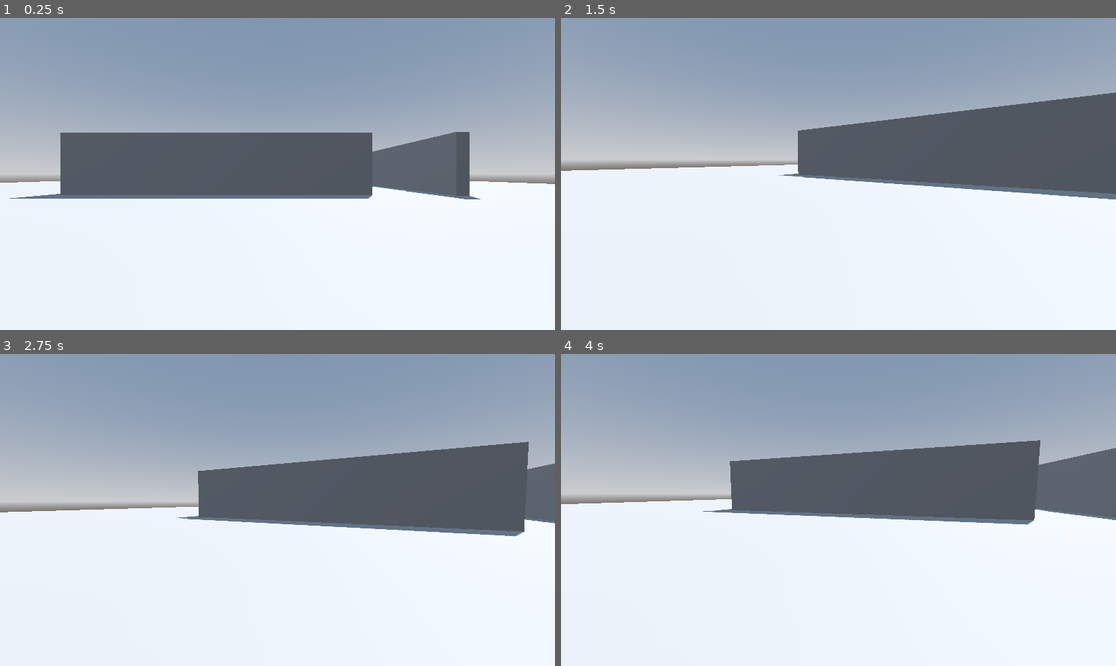
Above: before the commit, frames 1-4 (two rows, left to right).
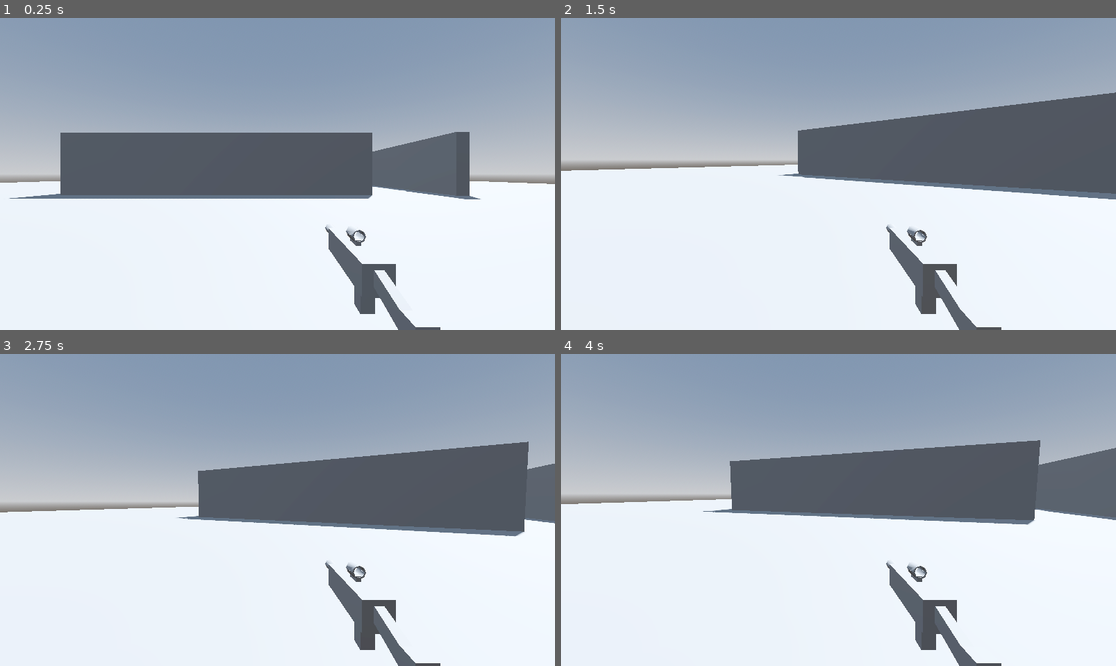
Above: after the commit, the same moments.

Repository: Dwadeye/prototype-extraction-shooter
Game: Godot game, scene res://scenes/Main.tscn
The game is run twice, just before and just after one commit, with the same random seed, the same clock (stepped at 60 frames per second) and the same inputs. Before the commit the project starts from res://Main.tscn.
Inputs (mouse positions are in pixels of both pictures, inside the frame that each line leads up to):
- Up to frame 1 (0.25 s): no input
- Up to frame 2 (1.5 s): tap Enter (ui_accept) at 0.5, 0.77, 1.25 s; move the mouse to (960, 158) at 0.52 s; hold Right (ui_right) 0.53-1.28 s; click (960, 158) at 0.67 s; move the mouse to (810, 174) at 1.27 s; hold Up (ui_up) from 1.28 s (still down)
- Up to frame 3 (2.75 s): keep holding Up (ui_up); tap Enter (ui_accept) at 1.52, 2 s; move the mouse to (288, 503) at 2.02 s
- Up to frame 4 (4 s): keep holding Up (ui_up); tap Enter (ui_accept) at 2.75, 3.02, 3.5, 3.77 s; move the mouse to (832, 516) at 2.77 s; click (832, 516) at 2.92 s; move the mouse to (877, 513) at 3.52 s

The runs differ from the first frame. In frame 1, 1.7% of the frame differs, in the area x 58-80%, y 66-100%; in frame 2, 1.7%; in frame 3, 1.7%; in frame 4, 1.7%.

Commit message:
Version 0.3 - Weapon prototyping

Diff:
--- /dev/null
+++ b/node_3d.tscn
@@ -0,0 +1,7 @@
+[gd_scene format=3 uid="uid://dokl5ytvvm255"]
+
+[ext_resource type="PackedScene" uid="uid://7xdy4mhwah0g" path="res://scenes/proto_gun.tscn" id="1_a202f"]
+
+[node name="Node3D" type="Node3D" unique_id=644096231]
+
+[node name="Proto Gun" parent="." unique_id=186736001 instance=ExtResource("1_a202f")]
--- a/Main.tscn
+++ b/scenes/Main.tscn
@@ -1,6 +1,6 @@
 [gd_scene format=3 uid="uid://t2h3jrrna1ld"]
 
-[ext_resource type="PackedScene" uid="uid://bs72ogkvdd7d6" path="res://addons/proto_controller/proto_controller.tscn" id="1_glv2v"]
+[ext_resource type="PackedScene" uid="uid://bs72ogkvdd7d6" path="res://scenes/proto_controller.tscn" id="1_elqb8"]
 
 [sub_resource type="ProceduralSkyMaterial" id="ProceduralSkyMaterial_rxg2q"]
 sky_horizon_color = Color(0.66224277, 0.6717428, 0.6867428, 1)
@@ -53,5 +53,5 @@
 radius = 2.0
 height = 5.0
 
-[node name="ProtoController" parent="." unique_id=1589722081 instance=ExtResource("1_glv2v")]
+[node name="ProtoController" parent="." unique_id=1589722081 instance=ExtResource("1_elqb8")]
 transform = Transform3D(1, 0, 0, 0, 1, 0, 0, 0, 1, 3, 0.5, 28.800001)
--- /dev/null
+++ b/scenes/mesh_gun.tscn
@@ -0,0 +1,34 @@
+[gd_scene format=3 uid="uid://doo0k0l0er8uf"]
+
+[sub_resource type="BoxMesh" id="BoxMesh_n7y4f"]
+
+[sub_resource type="CylinderMesh" id="CylinderMesh_fmbqo"]
+
+[node name="MeshGun" type="Node3D" unique_id=1306865825]
+
+[node name="Gun Bodyy" type="MeshInstance3D" parent="." unique_id=47715304]
+transform = Transform3D(0.1, 0, 0, 0, 0.1, 0, 0, 0, 0.6, 0, 0, 0)
+mesh = SubResource("BoxMesh_n7y4f")
+
+[node name="Stock" type="MeshInstance3D" parent="Gun Bodyy" unique_id=668903007]
+transform = Transform3D(0.5, 0, 0, 0, 0.4829629, -0.5176381, 0, 0.021568254, 0.32197526, 0, 0, 0.54999995)
+mesh = SubResource("BoxMesh_n7y4f")
+
+[node name="ButtStock" type="MeshInstance3D" parent="Gun Bodyy" unique_id=407743870]
+transform = Transform3D(0.5, 0, 0, 0, -2.1855694e-08, -0.79999995, 0, 0.083333336, -5.828185e-09, 0, -0.19999999, 0.71666664)
+mesh = SubResource("BoxMesh_n7y4f")
+
+[node name="Grip" type="MeshInstance3D" parent="Gun Bodyy" unique_id=1115283332]
+transform = Transform3D(0.5, 0, 0, 0, 9.313226e-09, -1.9999999, 0, 0.08333333, 6.208817e-09, 0, -0.7, 0.3833333)
+mesh = SubResource("BoxMesh_n7y4f")
+
+[node name="Trigger" type="MeshInstance3D" parent="Gun Bodyy" unique_id=141271496]
+transform = Transform3D(0.19999999, 0, 0, 0, 0.051763795, -0.96592575, 0, 0.032197524, 0.0431365, 0, -0.39999998, 0.19999997)
+mesh = SubResource("BoxMesh_n7y4f")
+
+[node name="Gun Barrel" type="MeshInstance3D" parent="Gun Bodyy" unique_id=1036106843]
+transform = Transform3D(0.29999998, 0, 0, 0, -3.496911e-08, -0.29999998, 0, 0.13333333, -2.1855693e-09, 0, 0, -0.54999995)
+mesh = SubResource("CylinderMesh_fmbqo")
+
+[node name="Marker3D" type="Marker3D" parent="." unique_id=464888068]
+transform = Transform3D(1, 0, 0, 0, 1, 0, 0, 0, 1, 0, 0, -0.41498086)
--- a/addons/proto_controller/proto_controller.tscn
+++ b/scenes/proto_controller.tscn
@@ -1,6 +1,7 @@
 [gd_scene format=3 uid="uid://bs72ogkvdd7d6"]
 
 [ext_resource type="Script" uid="uid://vfqyo1xf8fro" path="res://addons/proto_controller/proto_controller.gd" id="1_ucva2"]
+[ext_resource type="PackedScene" uid="uid://7xdy4mhwah0g" path="res://scenes/proto_gun.tscn" id="2_rji43"]
 
 [sub_resource type="StandardMaterial3D" id="StandardMaterial3D_iof21"]
 albedo_color = Color(0.91806, 0.575202, 0.222449, 1)
@@ -39,3 +40,9 @@
 transform = Transform3D(1, 0, 0, 0, 1, 0, 0, 0, 1, 0, 1.7, 0)
 
 [node name="Camera3D" type="Camera3D" parent="Head" unique_id=571700600]
+
+[node name="Weapon Pivot" type="Node3D" parent="Head" unique_id=949445298]
+transform = Transform3D(1, 0, 0, 0, 1, 0, 0, 0, 1, 0.3, -0.39999998, -0.8)
+
+[node name="proto_gun" parent="Head/Weapon Pivot" unique_id=2096342575 instance=ExtResource("2_rji43")]
+transform = Transform3D(1, 0, 0, 0, 1, 0, 0, 0, 1, 0, -0.49999997, 0)
--- /dev/null
+++ b/scenes/proto_gun.tscn
@@ -0,0 +1,68 @@
+[gd_scene format=3 uid="uid://7xdy4mhwah0g"]
+
+[sub_resource type="StandardMaterial3D" id="StandardMaterial3D_6qp00"]
+albedo_color = Color(0, 0.2802757, 0.28070018, 1)
+
+[node name="proto_gun" type="Node3D" unique_id=2096342575]
+
+[node name="Proto Gun" type="CSGCombiner3D" parent="." unique_id=186736001]
+use_collision = true
+
+[node name="Gun body" type="CSGBox3D" parent="Proto Gun" unique_id=1738240428]
+transform = Transform3D(1, 0, 0, 0, 1, 0, 0, 0, 1, 0, 0.5848419, 0)
+material_override = SubResource("StandardMaterial3D_6qp00")
+size = Vector3(0.1, 0.1, 0.4)
+
+[node name="Grip" type="CSGBox3D" parent="Proto Gun/Gun body" unique_id=1270487379]
+transform = Transform3D(1, 0, 0, 0, 2.9802322e-08, -1.0000001, 0, 1.0000001, 2.9802322e-08, 0, -0.099999994, 0.100000024)
+material_override = SubResource("StandardMaterial3D_6qp00")
+size = Vector3(0.05, 0.05, 0.1)
+
+[node name="Triger" type="CSGBox3D" parent="Proto Gun/Gun body" unique_id=2124388218]
+transform = Transform3D(1, 0, 0, 0, 2.9802322e-08, -1.0000001, 0, 1.0000001, 2.9802322e-08, 0, -0.03999996, 0.020000026)
+material_override = SubResource("StandardMaterial3D_6qp00")
+size = Vector3(0.02, 0.02, 0.1)
+
+[node name="Barrel" type="CSGCylinder3D" parent="Proto Gun/Gun body" unique_id=719841358]
+transform = Transform3D(1, 0, 0, 0, -4.371139e-08, -1, 0, 1, -4.371139e-08, 0, 0.0051580667, -0.22)
+radius = 0.025
+height = 0.3
+
+[node name="Stock" type="CSGBox3D" parent="Proto Gun" unique_id=545763640]
+transform = Transform3D(1, 0, 0, 0, 0.9659258, -0.25881904, 0, 0.25881904, 0.9659258, 0, 0.5748419, 0.26000002)
+material_override = SubResource("StandardMaterial3D_6qp00")
+size = Vector3(0.03, 0.05, 0.2)
+
+[node name="Stock2" type="CSGBox3D" parent="Proto Gun/Stock" unique_id=1609246167]
+transform = Transform3D(1, 0, 0, 0, 0.25881907, -0.96592593, 0, 0.96592593, 0.25881907, 0, 0.009151518, 0.111428216)
+material_override = SubResource("StandardMaterial3D_6qp00")
+size = Vector3(0.05, 0.05, 0.08)
+
+[node name="Sight Mount" type="CSGBox3D" parent="Proto Gun" unique_id=319073514]
+transform = Transform3D(1, 0, 0, 0, -1.0000001, 1.39090695e-08, 0, -1.39090695e-08, -1.0000001, 0, 0.6448419, 0.020000022)
+material_override = SubResource("StandardMaterial3D_6qp00")
+size = Vector3(0.02, 0.02, 0.06)
+
+[node name="Sight" type="CSGCylinder3D" parent="Proto Gun" unique_id=320614605]
+transform = Transform3D(1, 0, 0, 0, -4.371139e-08, -1, 0, 1, -4.371139e-08, 0, 0.66999996, 0.019375008)
+radius = 0.025
+height = 0.06875
+
+[node name="Sight" type="CSGCylinder3D" parent="Proto Gun/Sight" unique_id=1665367607]
+transform = Transform3D(1, 0, 0, 0, 1, 0, 0, 0, 1, 0, -0.008593743, -0.0006249547)
+operation = 2
+radius = 0.02
+height = 0.1971875
+
+[node name="Croshair A" type="CSGBox3D" parent="Proto Gun/Sight/Sight" unique_id=1325333566]
+transform = Transform3D(1, 0, 0, 0, -1.0000001, 1.39090695e-08, 0, -1.39090695e-08, -1.0000001, -0.0005000001, 0.018435692, 0.010625005)
+material_override = SubResource("StandardMaterial3D_6qp00")
+size = Vector3(0.001, 0.01, 0.06)
+
+[node name="Croshair B" type="CSGBox3D" parent="Proto Gun/Sight/Sight" unique_id=2104030454]
+transform = Transform3D(-4.371139e-08, -5.762046e-08, -1.0000001, -4.371139e-08, -1.0000001, 5.762046e-08, -1, 4.3711392e-08, 4.371139e-08, -0.0005000001, 0.018435692, 0.0006250143)
+material_override = SubResource("StandardMaterial3D_6qp00")
+size = Vector3(0.001, 0.01, 0.049999997)
+
+[node name="Marker3D" type="Marker3D" parent="." unique_id=389232319]
+transform = Transform3D(1, 0, 0, 0, 1, 0, 0, 0, 1, 0, 0.59000003, -0.38)
